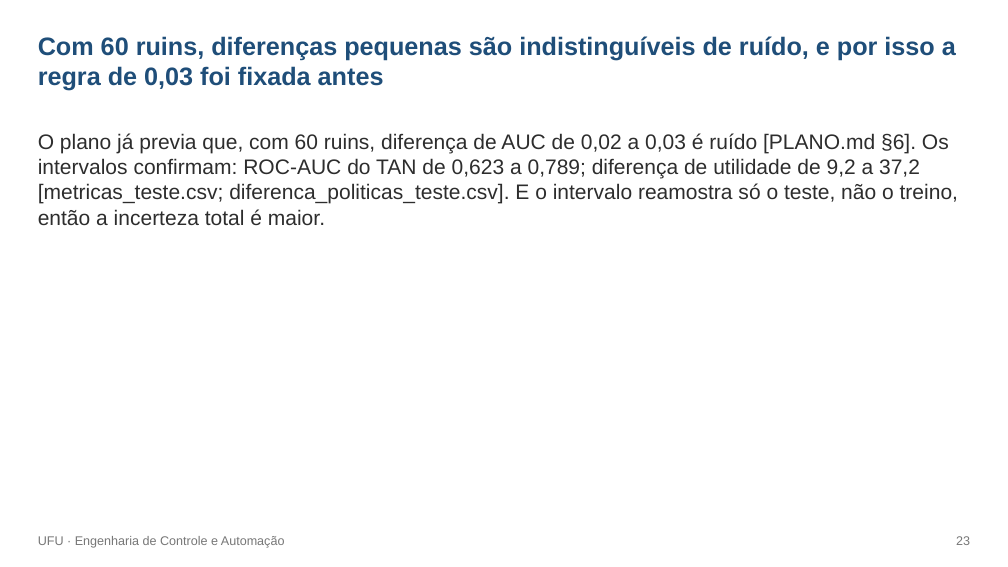
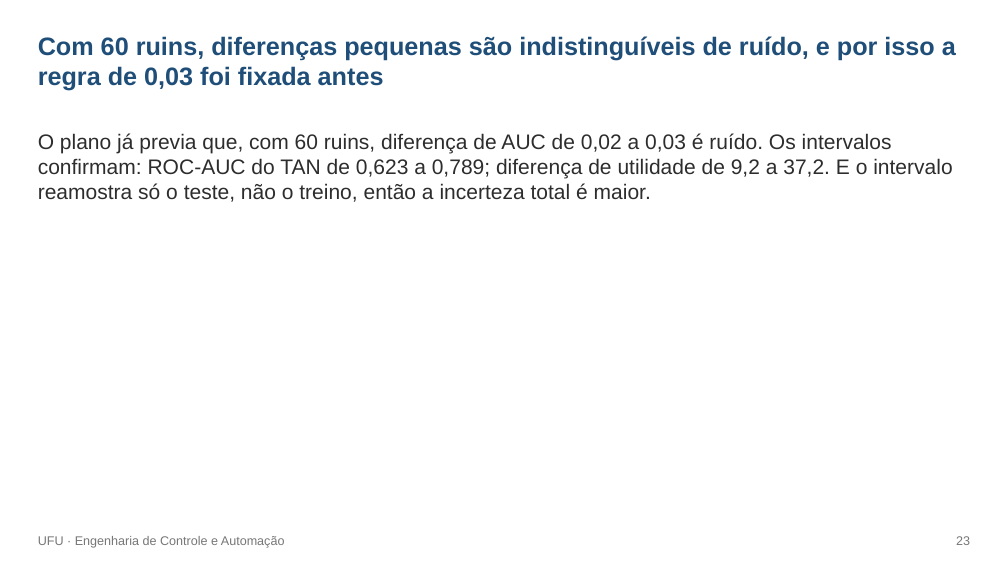
Before and after one commit to rodrigotriboni1/tcc-redes-bayesianas, a slide deck: slide 23 of monografia/defesa/Defesa_TCC_Rodrigo_rascunho.pptx. Drawn at 1008x567 pixels with LibreOffice and Linux fonts; fonts in the diff are those of the drawing. Boxes give left, top, right and bottom in pixels: in the first picture for what was removed or moved away, otherwise in the second. Text is boxed around its words. In the diff, an @@ line names an element or a change of style, - is before the commit and + after.

```diff
--- a/monografia/defesa/Defesa_TCC_Rodrigo_rascunho.pptx
+++ b/monografia/defesa/Defesa_TCC_Rodrigo_rascunho.pptx
@@ text at [38,133,952,202]: text changed @@
-O plano já previa que, com 60 ruins, diferença de AUC de 0,02 a 0,03 é ruído [PLANO.md §6]. Os intervalos confirmam: ROC-AUC do TAN de 0,623 a 0,789; diferença de utilidade de 9,2 a 37,2 [metricas_teste.csv; diferenca_politicas_teste.csv]. E o intervalo reamostra só o teste, não o treino, então a incerteza total é maior.
+O plano já previa que, com 60 ruins, diferença de AUC de 0,02 a 0,03 é ruído. Os intervalos confirmam: ROC-AUC do TAN de 0,623 a 0,789; diferença de utilidade de 9,2 a 37,2. E o intervalo reamostra só o teste, não o treino, então a incerteza total é maior.
```
Also in this commit, not shown: 9 other slides changed, 3 other files.
